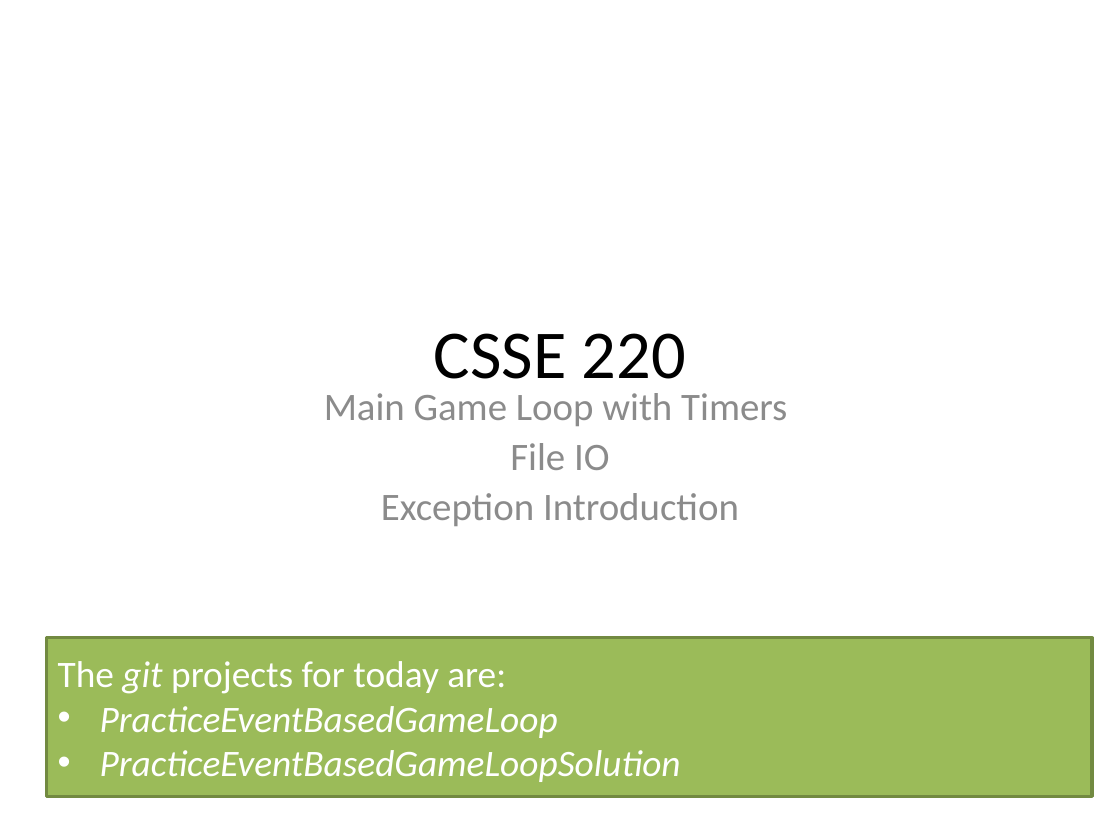
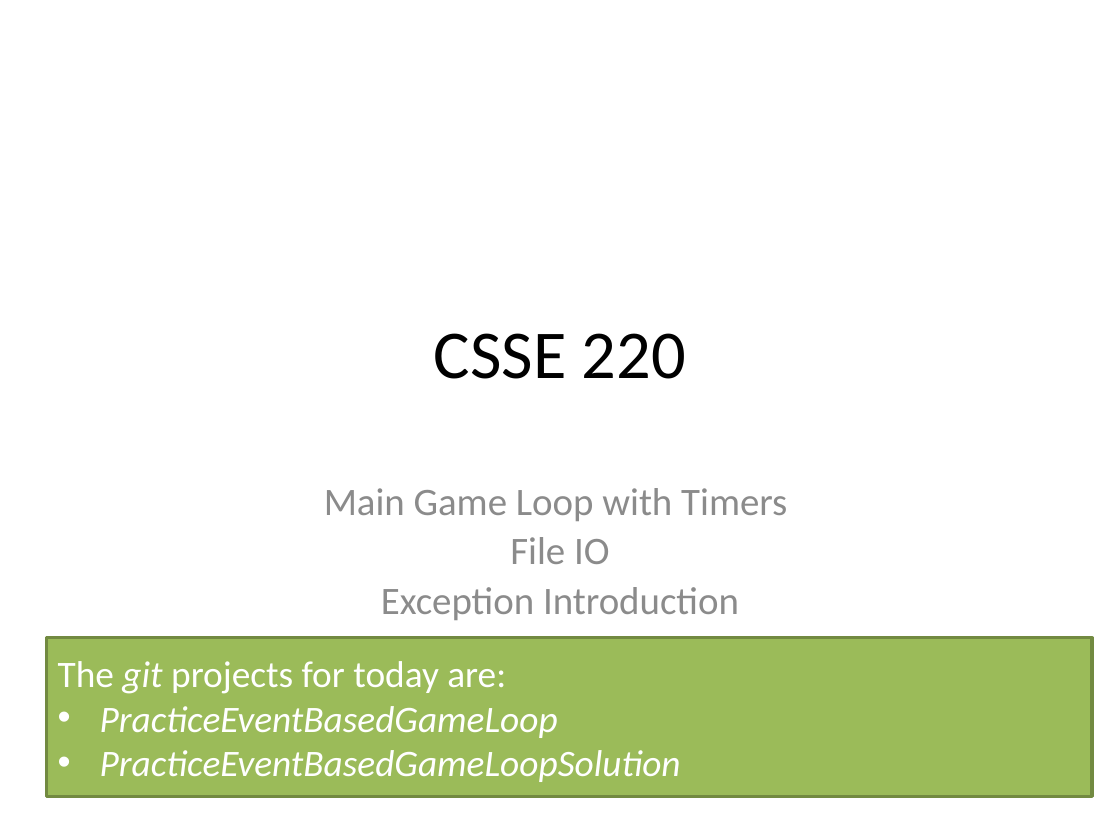
Before and after one commit to RHIT-CSSE/csse220, a slide deck: slide 1 of ClassMaterialsChunked/EventBasedGameLoop/Slides/EventBasedGameLoop.pptx. Drawn at 1120x840 pixels with LibreOffice and Linux fonts; fonts in the diff are those of the drawing. Boxes give left, top, right and bottom in pixels: in the first picture for what was removed or moved away, otherwise in the second. Text is boxed around its words. In the diff, an @@ line names an element or a change of style, - is before the commit and + after.

Commit message:
chunked OOAndExceptions

```diff
--- a/ClassMaterialsChunked/EventBasedGameLoop/Slides/EventBasedGameLoop.pptx
+++ b/ClassMaterialsChunked/EventBasedGameLoop/Slides/EventBasedGameLoop.pptx
@@ subtitle "Main Game Loop with Timers": place and size @@
-subtitle "Main Game Loop with Timers" at [324, 393, 787, 526]
+subtitle "Main Game Loop with Timers" at [324, 488, 787, 620]
```
Also in this commit, not shown: 8 other slides changed, 4 slides added, 7 other files.
